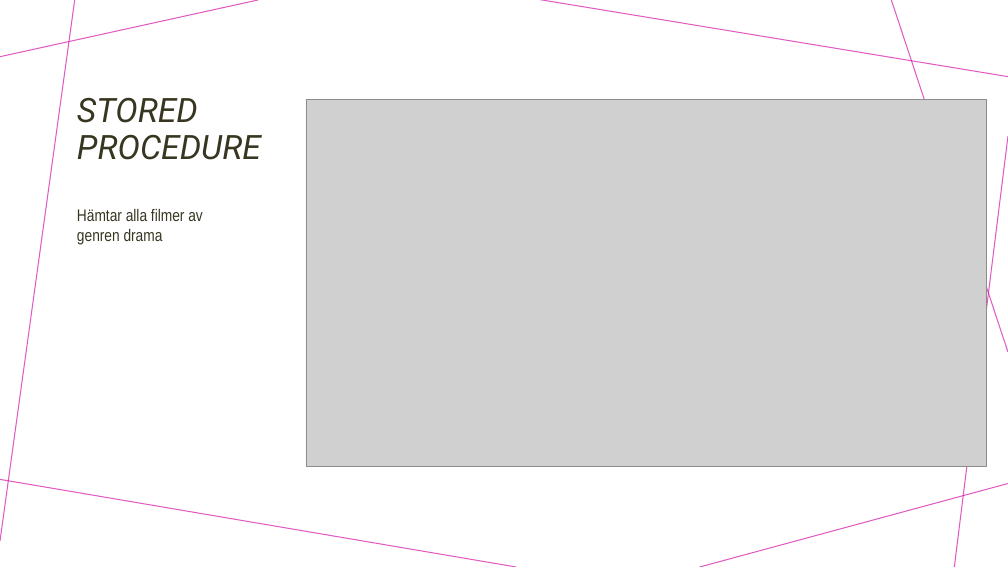
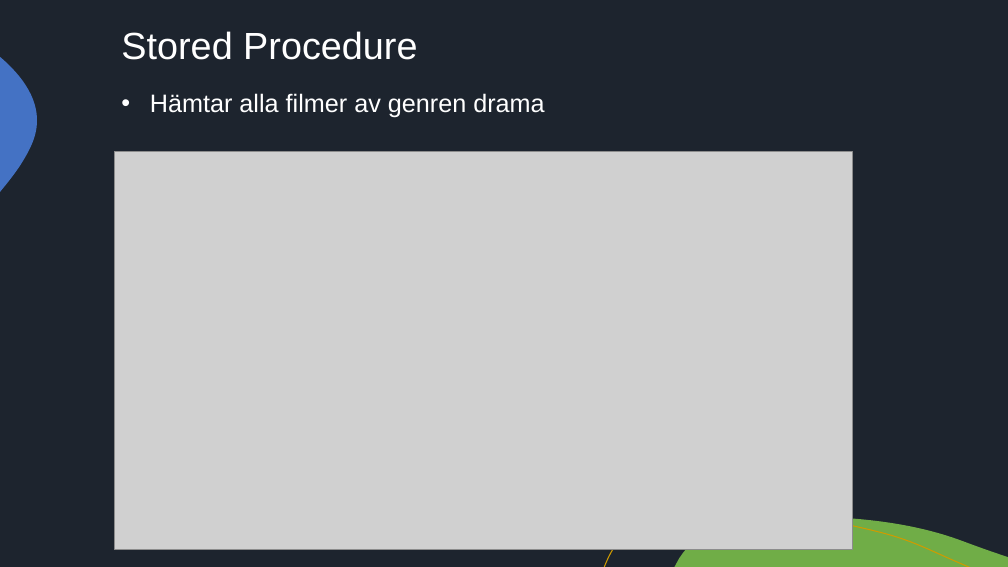
Before and after one commit to bassidus/YellowMovieDatabase, a slide deck: slide 6 of Presentation_YMDB.pptx. Drawn at 1008x567 pixels with LibreOffice and Linux fonts; fonts in the diff are those of the drawing; grey boxes stand for pictures. Boxes give left, top, right and bottom in pixels: in the first picture for what was removed or moved away, otherwise in the second. Text is boxed around its words. In the diff, an @@ line names an element or a change of style, - is before the commit and + after.

```diff
--- a/Presentation_YMDB.pptx
+++ b/Presentation_YMDB.pptx
@@ background #FFFFFF to #1D242E @@
@@ line removed from (258, 0) to (0, 57) @@
@@ line removed from (75, 0) to (0, 541) @@
@@ text "Stored Procedure" at (x1=121, y1=31, x2=544, y2=118): vertical alignment bottom to top @@
@@ line removed from (1008, 76) to (540, 0) @@
@@ line removed from (1008, 352) to (892, 0) @@
@@ freeform shape added at (x1=0, y1=57, x2=37, y2=192), fill #4472C4 @@
@@ text at (x1=121, y1=31, x2=544, y2=118): text changed; size 32 to 24 pt; font Roboto to Arial; text colour #383620 to #FFFFFF; italic off @@
-STORED
-PROCEDURE
+Stored Procedure
+• Hämtar alla filmer av genren drama
@@ line removed from (1008, 136) to (954, 567) @@
@@ picture resized from (x1=306, y1=100, x2=987, y2=467) to (x1=114, y1=151, x2=852, y2=549) @@
@@ text removed at (x1=77, y1=209, x2=203, y2=245) @@
-Hämtar alla filmer av
-genren drama
@@ line removed from (516, 567) to (0, 479) @@
@@ freeform shape added at (x1=604, y1=508, x2=969, y2=567), outline #CF9B00 1 pt @@
@@ line removed from (1008, 484) to (700, 567) @@
@@ freeform shape added at (x1=675, y1=516, x2=1008, y2=567), fill #70AD47 @@
```
Also in this commit, not shown: 3 other slides changed, 3 slides added, 2 slides removed.
